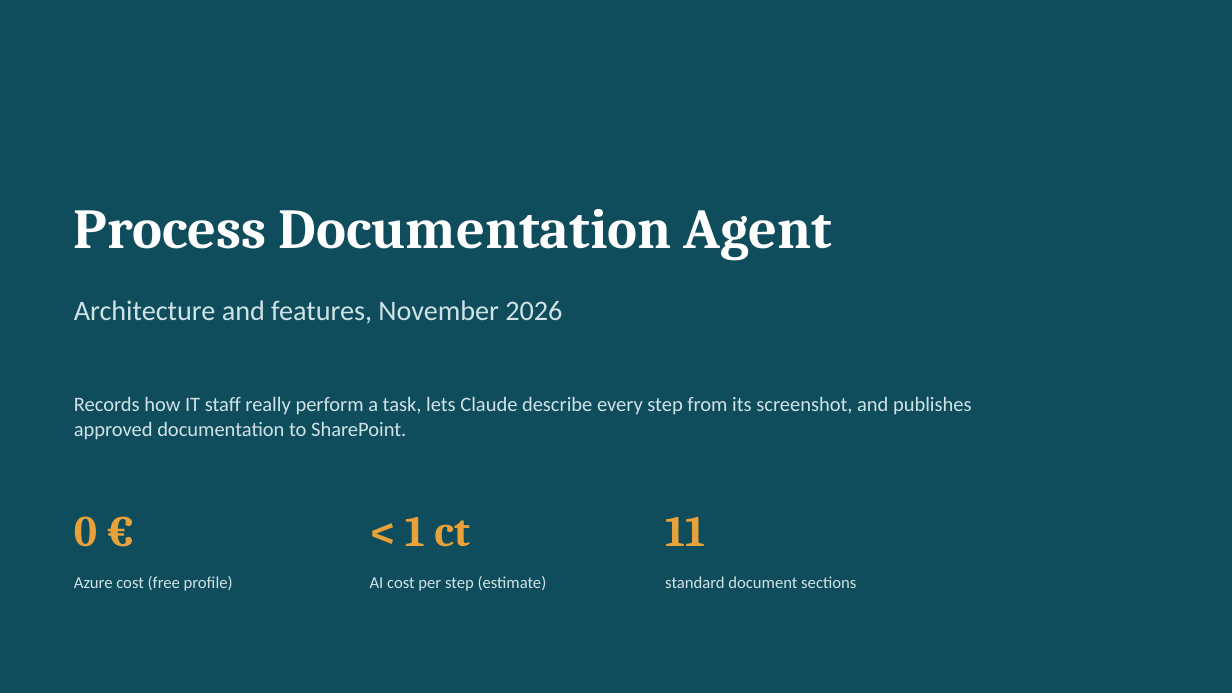
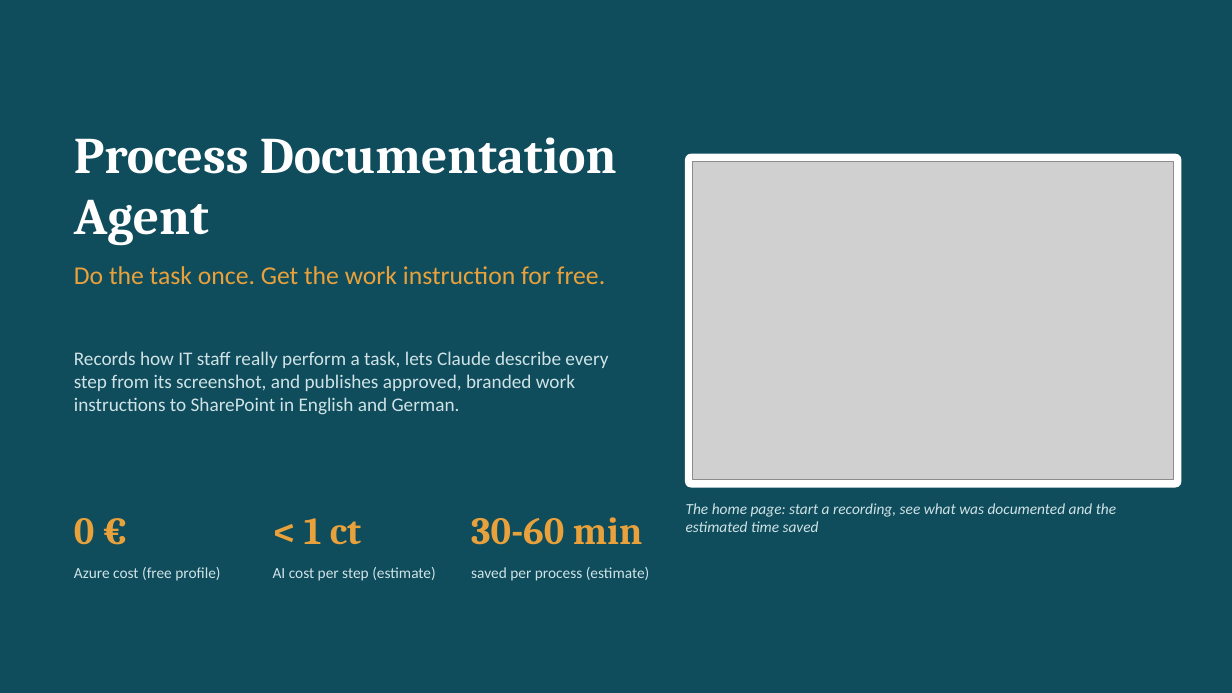
Before and after one commit to traistacristian/process-documentation-agent, a slide deck: slide 1 of docs/Process-Documentation-Agent-Overview.pptx. Drawn at 1232x693 pixels with LibreOffice and Linux fonts; fonts in the diff are those of the drawing; grey boxes stand for pictures. Boxes give left, top, right and bottom in pixels: in the first picture for what was removed or moved away, otherwise in the second. Text is boxed around its words. In the diff, an @@ line names an element or a change of style, - is before the commit and + after.

```diff
--- a/docs/Process-Documentation-Agent-Overview.pptx
+++ b/docs/Process-Documentation-Agent-Overview.pptx
@@ text "Process Documentation Agent": place and size @@
-text "Process Documentation Agent" at bbox=[74, 209, 833, 261]
+text "Process Documentation Agent" at bbox=[74, 137, 617, 246]
@@ text "Process Documentation Agent" at bbox=[74, 137, 617, 246]: size 44 to 40 pt; vertical alignment middle to bottom @@
@@ rounded rectangle added at bbox=[686, 154, 1181, 487], fill #FFFFFF, outline #FFFFFF 1 pt @@
@@ picture added at bbox=[693, 162, 1174, 480] @@
@@ text "Do the task once. Get ..." at bbox=[74, 266, 606, 284]: vertical alignment middle to top @@
@@ text at bbox=[74, 266, 606, 284]: text changed; size 22 to 20 pt; text colour #CFE3E6 to #E9A23B @@
-Architecture and features, November 2026
+Do the task once. Get the work instruction for free.
@@ text at bbox=[74, 351, 608, 415]: text changed; size 16 to 15 pt @@
-Records how IT staff really perform a task, lets Claude describe every step from its screenshot, and publishes approved documentation to SharePoint.
+Records how IT staff really perform a task, lets Claude describe every step from its screenshot, and publishes approved, branded work instructions to SharePoint in English and German.
@@ text "Records how IT staff really ..." at bbox=[74, 351, 608, 415]: vertical alignment middle to top @@
@@ text "0 €" at bbox=[74, 518, 95, 545]: size 34 to 30 pt @@
@@ text "< 1 ct" at bbox=[304, 518, 361, 545]: size 34 to 30 pt @@
@@ text "< 1 ct": place and size @@
-text "< 1 ct" at bbox=[405, 517, 470, 547]
+text "< 1 ct" at bbox=[304, 518, 361, 545]
@@ text added at bbox=[686, 503, 1116, 532], 12 pt, text #CFE3E6, italic @@
+The home page: start a recording, see what was documented and the estimated time saved
@@ text added at bbox=[471, 517, 642, 545], 30 pt, text #E9A23B, bold @@
+30-60 min
@@ text removed at bbox=[665, 517, 705, 546] @@
-11
@@ text "Azure cost (free profile)" at bbox=[74, 567, 220, 581]: size 13 to 12 pt; vertical alignment middle to top @@
@@ text "AI cost per step (estimate)" at bbox=[273, 567, 436, 581]: size 13 to 12 pt; vertical alignment middle to top @@
@@ text "AI cost per step (estimate)": place and size @@
-text "AI cost per step (estimate)" at bbox=[370, 576, 547, 591]
+text "AI cost per step (estimate)" at bbox=[273, 567, 436, 581]
@@ text added at bbox=[471, 567, 650, 581], 12 pt, text #CFE3E6 @@
+saved per process (estimate)
@@ text removed at bbox=[665, 576, 856, 588] @@
-standard document sections
```
Also in this commit, not shown: 3 other slides changed.
